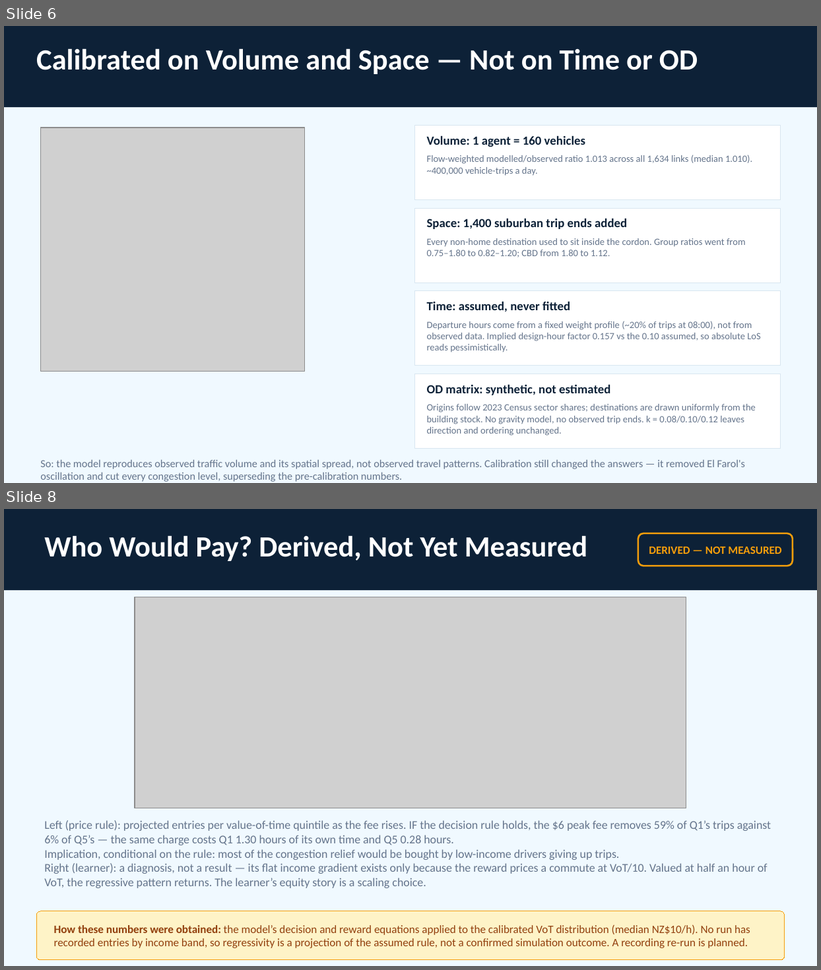
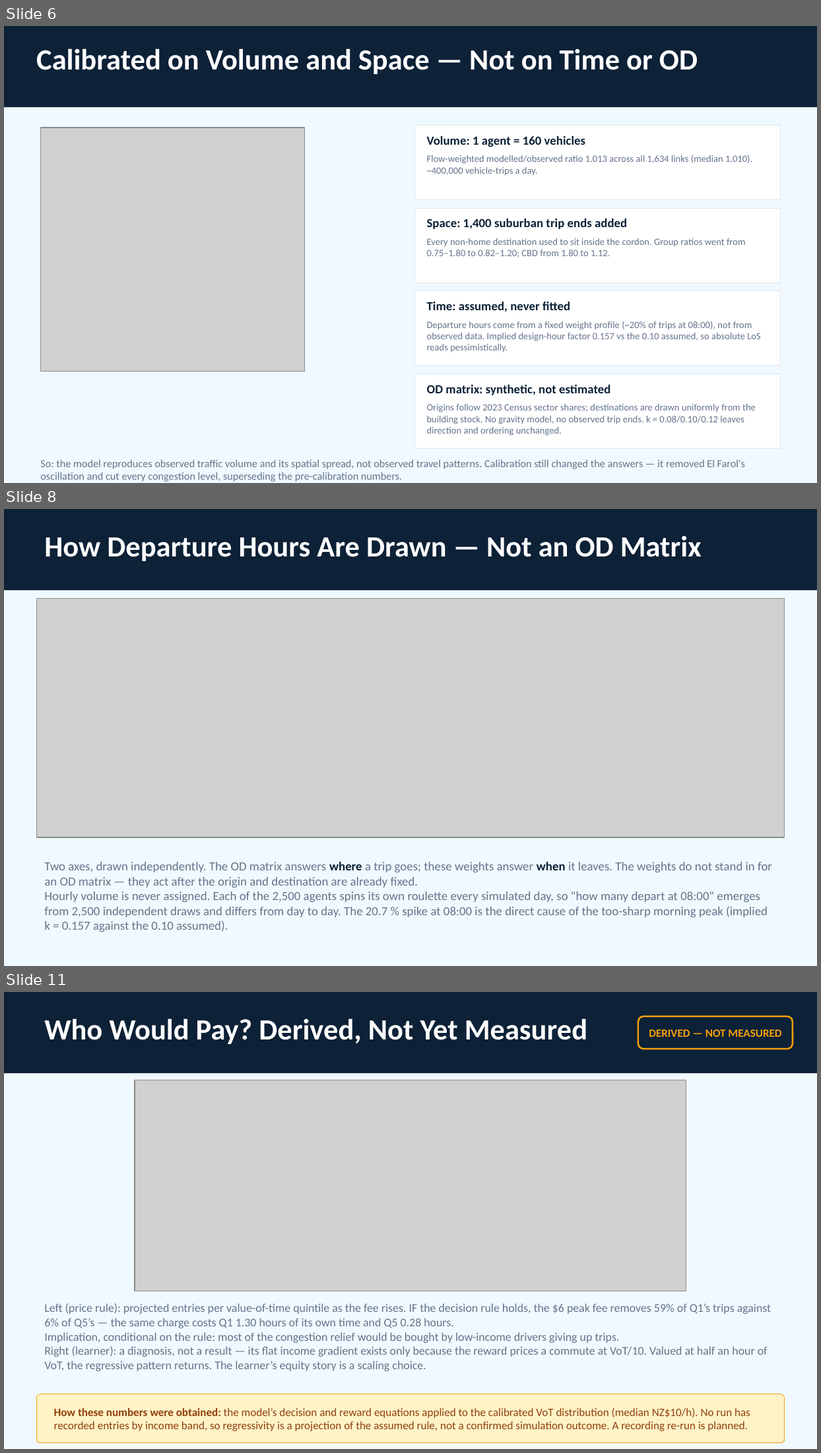
Before and after one commit to dataandcrowd/SSC2026, a slide deck: presentation/SSC2026_presentation.pptx. Shown one above the other, each under a label of ours: slides 6 and 8 before the commit, slides 6, 8 and 11 after it; the slides between them are not shown. The pictures are 821x970 and 821x1453 pixels, drawn with LibreOffice and Linux fonts; fonts in the diff are those of the drawing; grey boxes stand for pictures. Boxes give left, top, right and bottom in pixels: in the first picture for what was removed or moved away, otherwise in the second. Text is boxed around its words. In the diff, an @@ line names an element or a change of style, - is before the commit and + after.

```diff
--- a/presentation/SSC2026_presentation.pptx
+++ b/presentation/SSC2026_presentation.pptx
@@ slide 8 added at [4, 509, 817, 966], background #F0F9FF @@
@@ rectangle added at [4, 509, 817, 590], fill #0D2137 @@
@@ text added at [44, 535, 702, 561], 26 pt, text #FFFFFF, bold @@
+How Departure Hours Are Drawn — Not an OD Matrix
@@ picture added at [36, 599, 785, 838] @@
@@ text added at [44, 861, 772, 932], 11 pt, text #64748B @@
+Two axes, drawn independently. The OD matrix answers where a trip goes; these weights answer when it leaves. The weights do not stand in for an OD matrix — they act after the origin and destination are already fixed.
+Hourly volume is never assigned. Each of the 2,500 agents spins its own roulette every simulated day, so "how many depart at 08:00" emerges from 2,500 independent draws and differs from day to day. The 20.7 % spike at 08:00 is the direct cause of the too-sharp morning peak (implied k = 0.157 against the 0.10 assumed).
@@ what was slide 8 is now slide 11 @@
```
Also in this commit, not shown: 2 slides changed, 2 other slides added, 15 other files.
